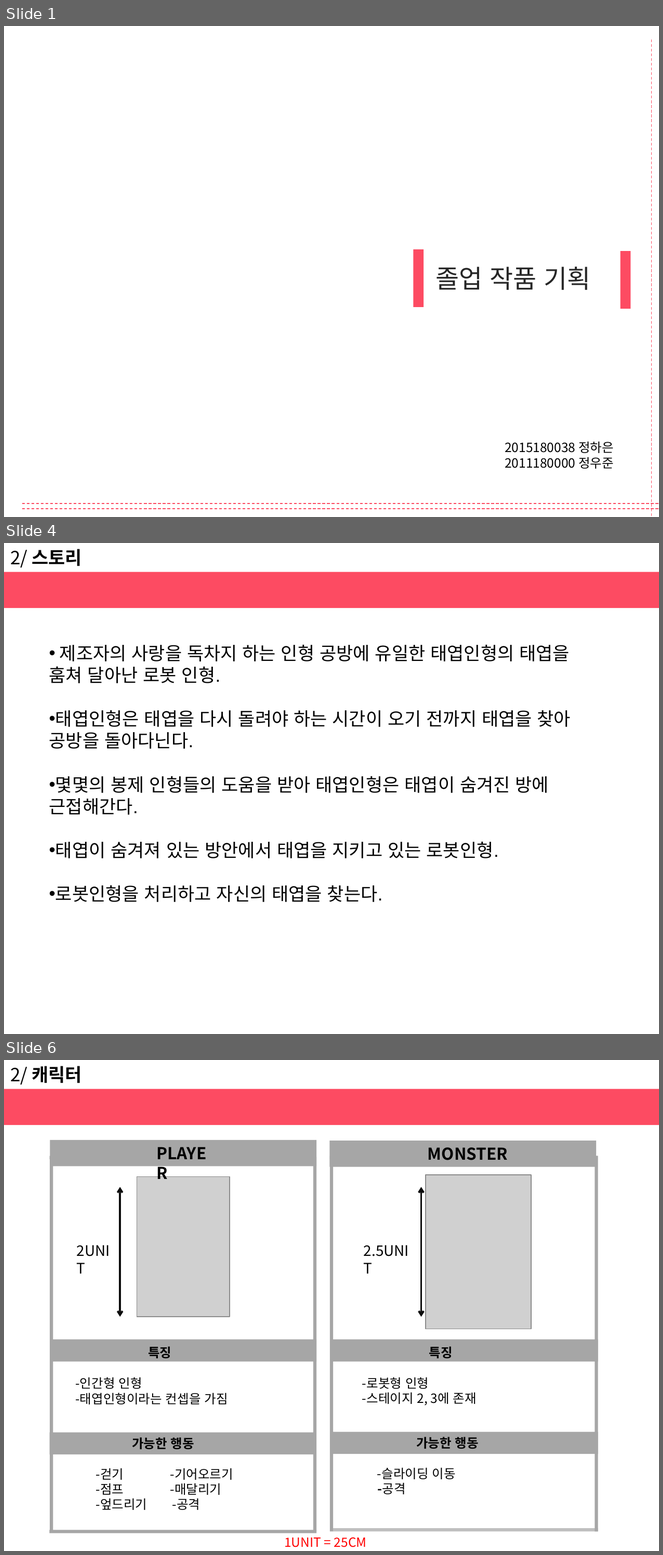
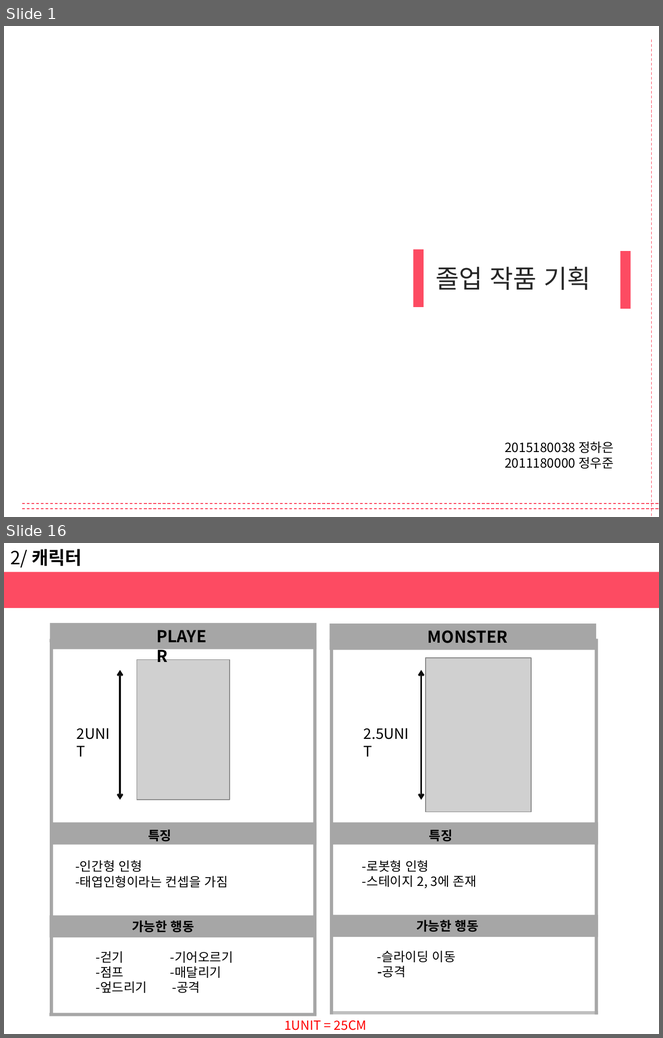
Before and after one commit to haeunjung/Team_Project, a slide deck: 기획문서/게임 제안서.pptx. Shown one above the other, each under a label of ours: slides 1, 4 and 6 before the commit, slides 1 and 16 after it; the slides between them are not shown. The pictures are 663x1555 and 663x1038 pixels, drawn with LibreOffice and Linux fonts; fonts in the diff are those of the drawing; grey boxes stand for pictures. Boxes give left, top, right and bottom in pixels: in the first picture for what was removed or moved away, otherwise in the second. Text is boxed around its words. In the diff, an @@ line names an element or a change of style, - is before the commit and + after.

```diff
--- a/기획문서/게임 제안서.pptx
+++ b/기획문서/게임 제안서.pptx
@@ slide 4 removed at box(4, 543, 659, 1034), background #FFFFFF @@
@@ text removed at box(10, 549, 82, 568) @@
-2/ 스토리
@@ rectangle removed at box(4, 572, 659, 608) @@
@@ text removed at box(49, 644, 571, 902) @@
-• 제조자의 사랑을 독차지 하는 인형 공방에 유일한 태엽인형의 태엽을 훔쳐 달아난 로봇 인형.
-• 태엽인형은 태엽을 다시 돌려야 하는 시간이 오기 전까지 태엽을 찾아 공방을 돌아다닌다.
-• 몇몇의 봉제 인형들의 도움을 받아 태엽인형은 태엽이 숨겨진 방에 근접해간다.
-• 태엽이 숨겨져 있는 방안에서 태엽을 지키고 있는 로봇인형.
-• 로봇인형을 처리하고 자신의 태엽을 찾는다.
@@ what was slide 6 is now slide 16 @@
```
Also in this commit, not shown: 6 slides changed, 4 slides added, 1 other slide removed.
